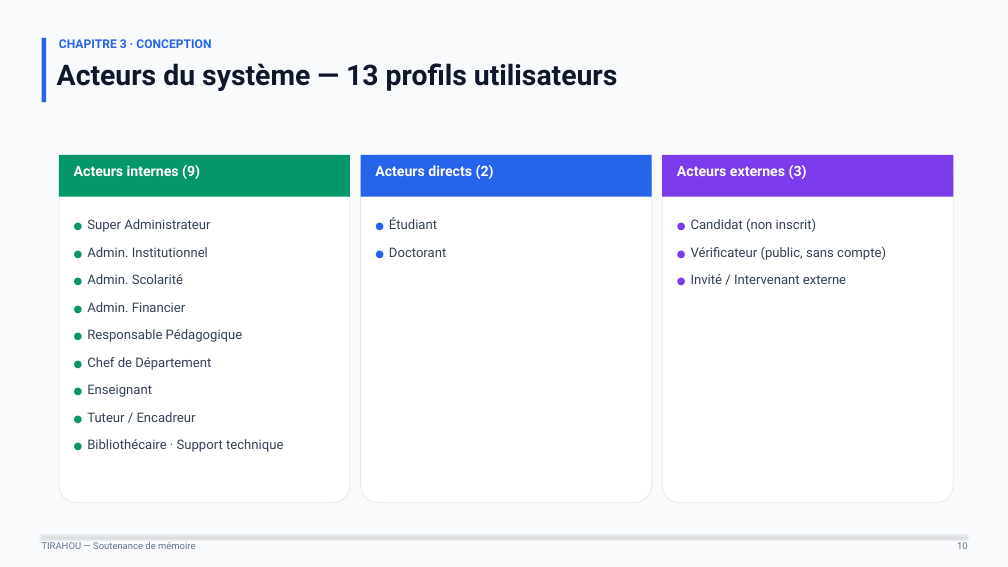
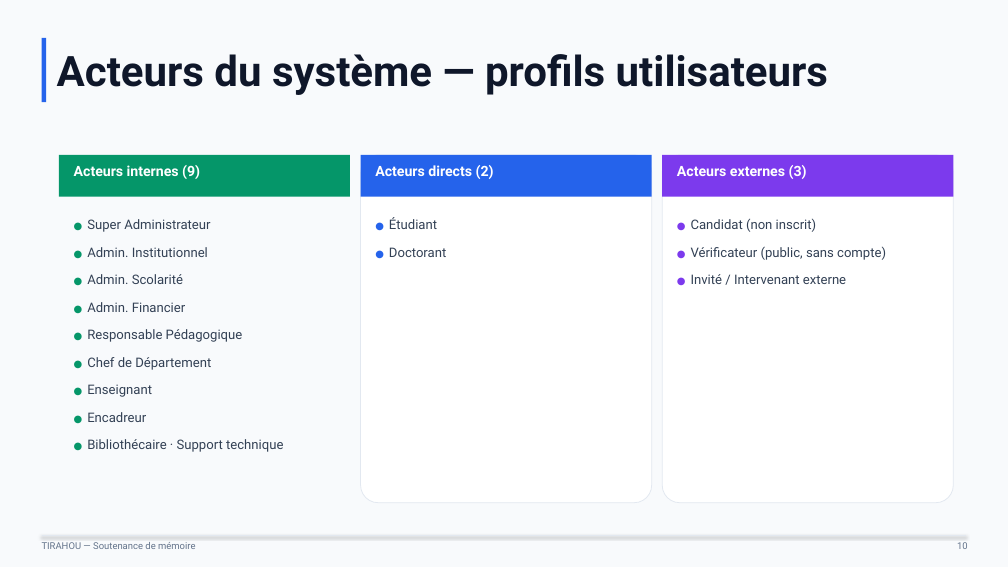
Before and after one commit to BabDIO/tirahou, a slide deck: slide 10 of TIRAHOU_Soutenance_Ali_Cisse.pptx. Drawn at 1008x567 pixels with LibreOffice and Linux fonts; fonts in the diff are those of the drawing. Boxes give left, top, right and bottom in pixels: in the first picture for what was removed or moved away, otherwise in the second. Text is boxed around its words. In the diff, an @@ line names an element or a change of style, - is before the commit and + after.

```diff
--- a/TIRAHOU_Soutenance_Ali_Cisse.pptx
+++ b/TIRAHOU_Soutenance_Ali_Cisse.pptx
@@ text at (57,54,828,95): text changed; size 27 to 40 pt @@
-Acteurs du système — 13 profils utilisateurs
+Acteurs du système — profils utilisateurs
@@ text removed at (59,39,211,48) @@
-CHAPITRE 3 · CONCEPTION
@@ rounded rectangle removed at (59,155,350,503) @@
@@ text at (87,412,146,422): text changed @@
-● Tuteur / Encadreur
+● Encadreur
```
Also in this commit, not shown: 25 other slides changed, 6 slides added, 2 slides removed, 45 other files.
